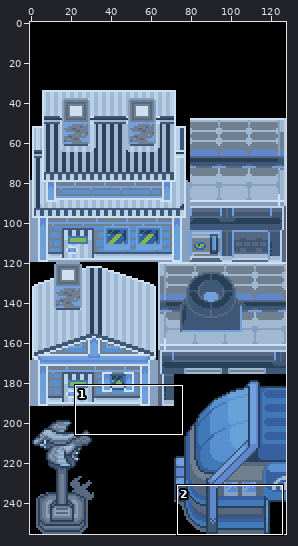
A sprite sheet gets an edit: data/tilesets/secondary/petalburg/tiles.png. Above, an overview of the earlier version with the close-up marked.
Close-up. Before the commit:
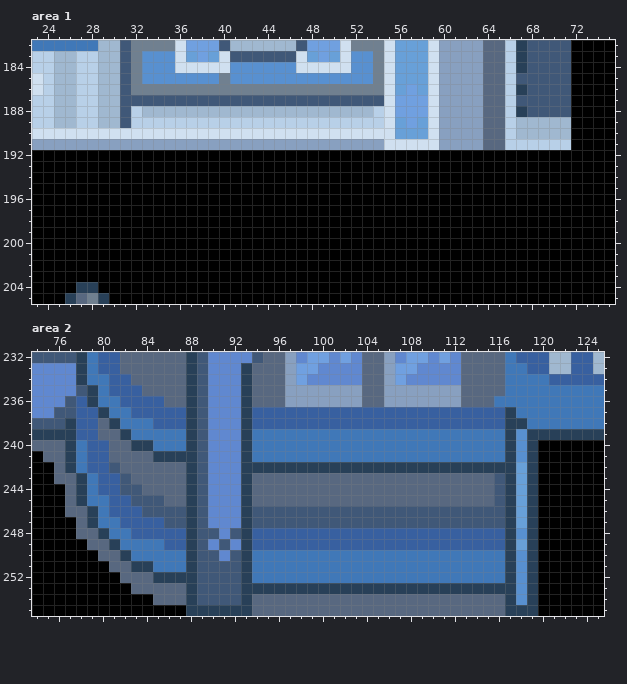
The file is 128x256 pixels. Shown: area 1: x 23..75, y 182..205; area 2: x 74..125, y 232..255.
The result:
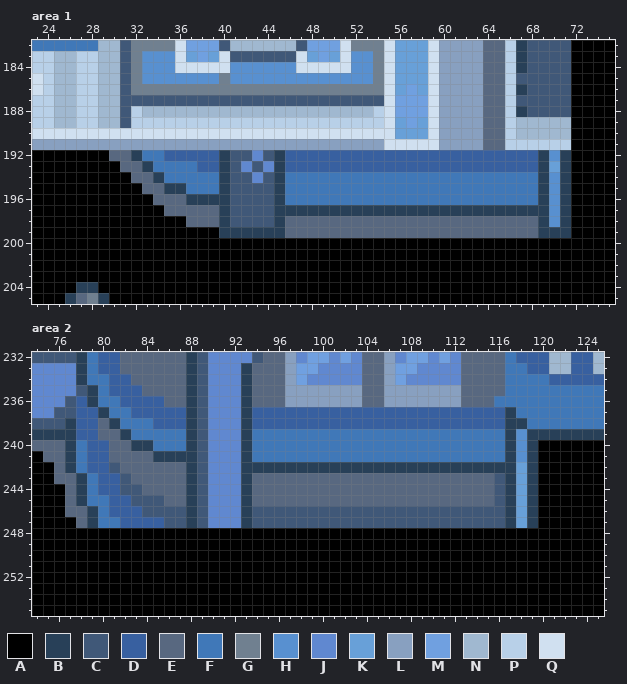
Palette (. is transparent): A #000000  B #284058  C #405878  D #3860a0  E #586880  F #4078b8  G #708090  H #5890d0  J #6088d0  K #68a0d8  L #88a0c0  M #70a0e0  N #a0b8d0  P #b8d0e8  Q #d0e0f0
Diff:
Area 1:
Colour A gives way to colour B in row 192 at x 32, 40, 45, 69 and 71; in row 193 at x 33, 40, 45, 69 and 71; in row 194 at x 34, 40, 45, 69 and 71; in row 195 at x 35 to 36, 40, 45, 69 and 71; in row 196 at x 37 to 40, 45, 69 and 71; in row 197 at x 40, 45 to 69 and 71.
Colour A gives way to colour B in row 198 at x 40, 45, 69 and 71; in row 199 at x 40 to 45 and 69 to 71.
Colour A gives way to colour C in row 192 at x 41 to 42 and 44; in row 193 at x 41 and 43; in row 194 at x 41 to 42 and 44; in rows 195 to 198 at x 41 to 44.
Colour A gives way to colour D in row 192 at x 35 to 39 and 46 to 68; in row 193 at x 38 to 39 and 46 to 68.
Colour A gives way to colour E in row 192 at x 30 to 31; in row 193 at x 31 to 32; in row 194 at x 32 to 33; in row 195 at x 33 to 34; in row 196 at x 34 to 36; in row 197 at x 35 to 39.
Colour A gives way to colour E in row 198 at x 37 to 39 and 46 to 68; in row 199 at x 46 to 68.
Colour A gives way to colour F in row 192 at x 33 to 34; in row 193 at x 34 to 37; in row 194 at x 35 to 39 and 46 to 68; in row 195 at x 37 to 39 and 46 to 68; in row 196 at x 46 to 68.
Colour A gives way to colour H in row 192 at x 70; in rows 194 to 198 at x 70.
Colour A gives way to colour J in row 192 at x 43; in row 193 at x 42 and 44; in row 194 at x 43.
Colour A gives way to colour K in row 193 at x 70.
Area 2:
Colour B gives way to colour A in row 248 at x 80, 88, 93, 117 and 119; in row 249 at x 81, 88, 93, 117 and 119; in row 250 at x 82, 88, 93, 117 and 119; in row 251 at x 83 to 84, 88, 93, 117 and 119; in row 252 at x 85 to 88, 93, 117 and 119; in row 253 at x 88, 93 to 117 and 119.
Colour B gives way to colour A in row 254 at x 88, 93, 117 and 119; in row 255 at x 88 to 93 and 117 to 119.
Colour C gives way to colour A in row 248 at x 89 to 90 and 92; in row 249 at x 89 and 91; in row 250 at x 89 to 90 and 92; in rows 251 to 254 at x 89 to 92.
Colour D gives way to colour A in row 248 at x 83 to 87 and 94 to 116; in row 249 at x 86 to 87 and 94 to 116.
Colour E gives way to colour A in row 248 at x 78 to 79; in row 249 at x 79 to 80; in row 250 at x 80 to 81; in row 251 at x 81 to 82; in row 252 at x 82 to 84; in row 253 at x 83 to 87.
Colour E gives way to colour A in row 254 at x 85 to 87 and 94 to 116; in row 255 at x 94 to 116.
Colour F gives way to colour A in row 248 at x 81 to 82; in row 249 at x 82 to 85; in row 250 at x 83 to 87 and 94 to 116; in row 251 at x 85 to 87 and 94 to 116; in row 252 at x 94 to 116.
Colour H gives way to colour A in row 248 at x 118; in rows 250 to 254 at x 118.
Colour J gives way to colour A in row 248 at x 91; in row 249 at x 90 and 92; in row 250 at x 91.
Colour K gives way to colour A in row 249 at x 118.
Where, in picture pixels (left, top, right, bottom), the same in both close-ups:
changed: (109, 150, 571, 238)
changed: (76, 528, 538, 616)
